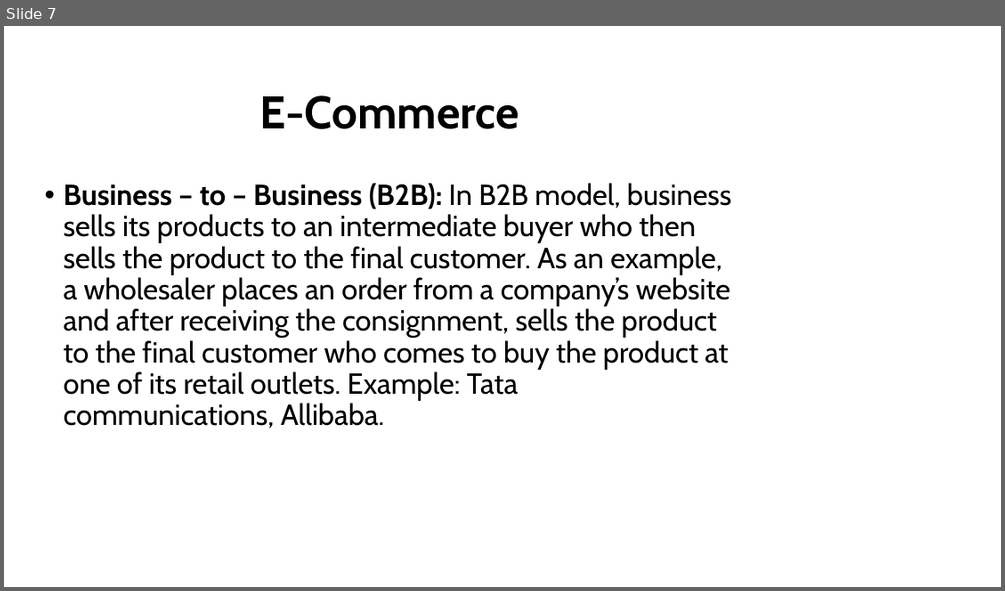
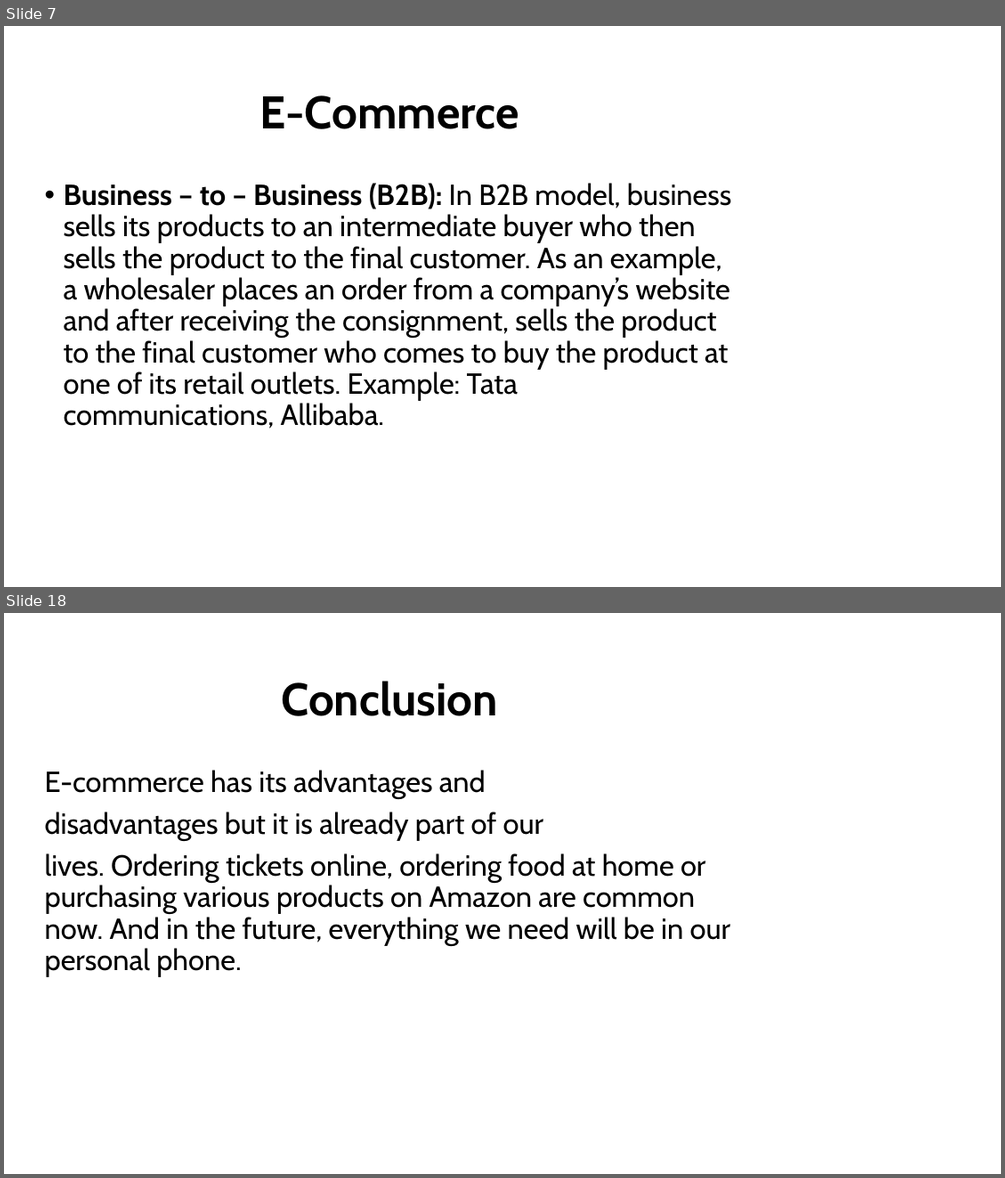
Before and after one commit to nischalpandey/PUBLIC_ASSETS, a slide deck: E-Commerce.pptx. Shown one above the other, each under a label of ours: slide 7 before the commit, slides 7 and 18 after it; the slides between them are not shown. The pictures are 1005x591 and 1005x1178 pixels, drawn with LibreOffice and Linux fonts; fonts in the diff are those of the drawing; background and template pictures are left out. Boxes give left, top, right and bottom in pixels: in the first picture for what was removed or moved away, otherwise in the second. Text is boxed around its words. In the diff, an @@ line names an element or a change of style, - is before the commit and + after.

```diff
--- a/E-Commerce.pptx
+++ b/E-Commerce.pptx
@@ slide 18 added at [4, 613, 1001, 1174], background picture (left out) @@
@@ title added at [281, 681, 498, 716], 44 pt, text #000000, bold @@
+Conclusion
@@ text added at [45, 770, 731, 977], 28 pt, text #000000 @@
+E-commerce has its advantages and
+disadvantages but it is already part of our
+lives. Ordering tickets online, ordering food at home or purchasing various products on Amazon are common now. And in the future, everything we need will be in our personal phone.
```
Also in this commit, not shown: 3 slides changed, 8 other slides added.
